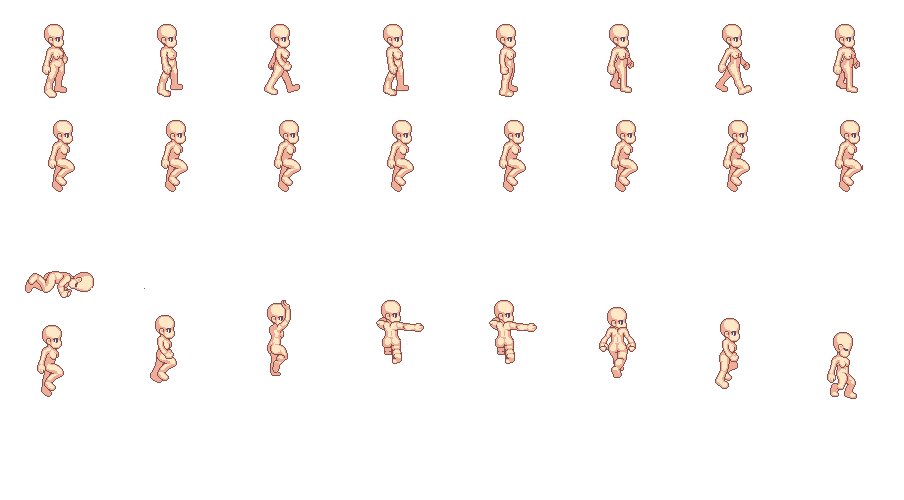
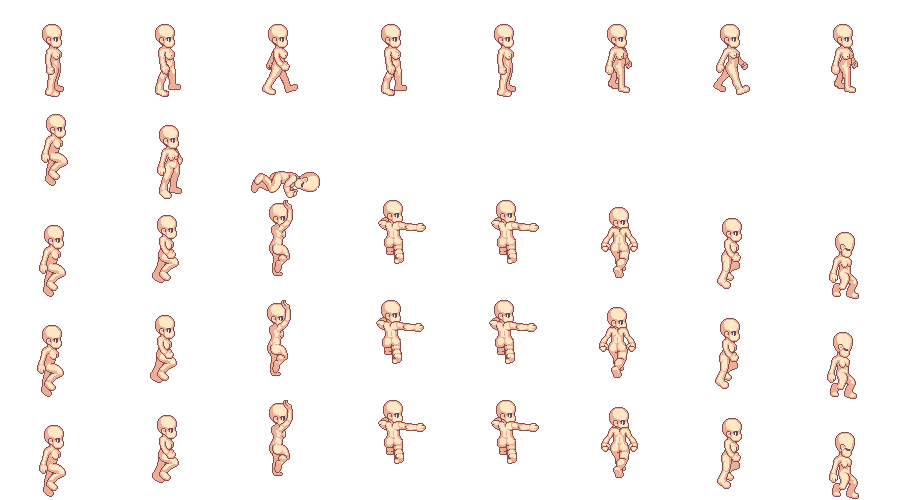
Comparing the layer stacks of the two w=904, h=500 images. Changes:
painted on "Layer 26" over [left=37, top=24, right=862, bottom=299]
painted on "Layer 25" over [left=25, top=24, right=864, bottom=499]
